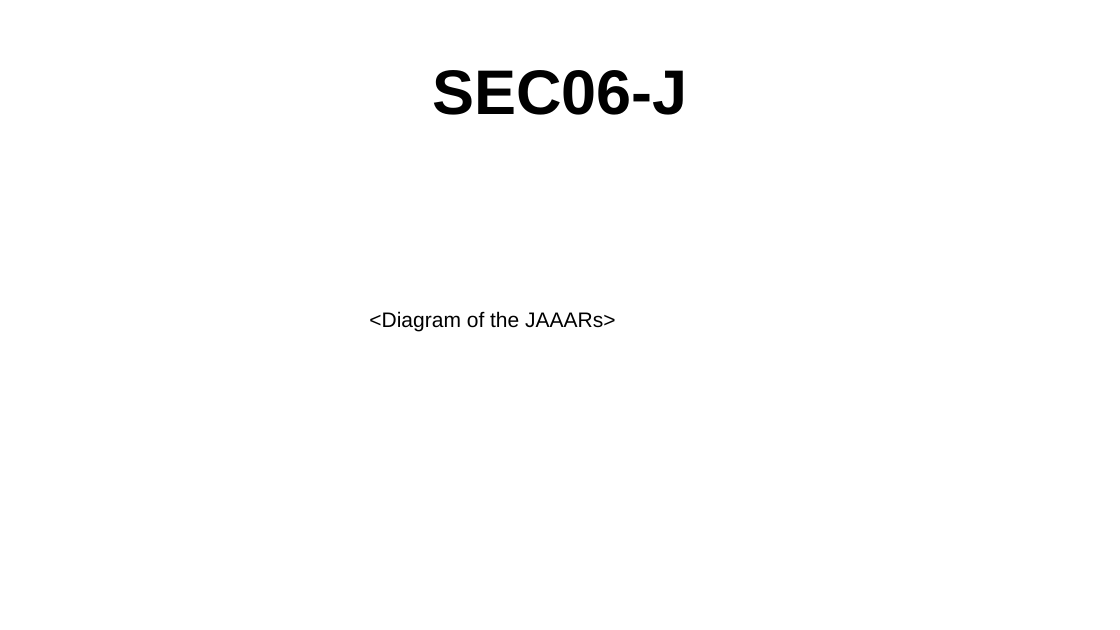
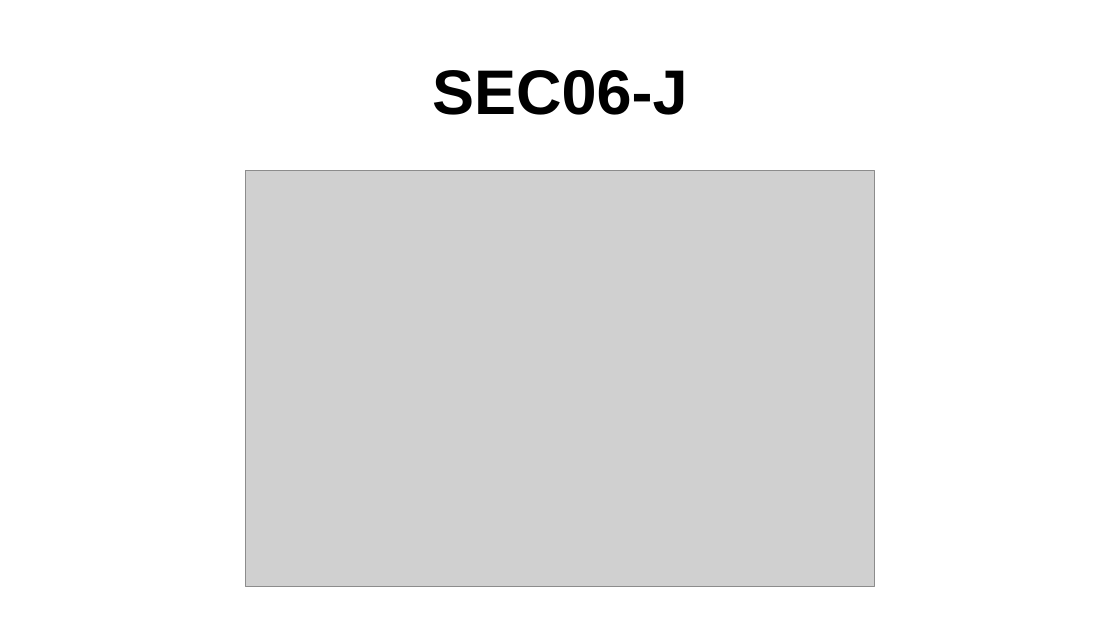
Before and after one commit to stevester94/CSC201_Project, a slide deck: slide 13 of Project2.pptx. Drawn at 1120x630 pixels with LibreOffice and Linux fonts; fonts in the diff are those of the drawing; grey boxes stand for pictures. Boxes give left, top, right and bottom in pixels: in the first picture for what was removed or moved away, otherwise in the second. Text is boxed around its words. In the diff, an @@ line names an element or a change of style, - is before the commit and + after.

```diff
--- a/Project2.pptx
+++ b/Project2.pptx
@@ picture added at (245,171,875,586) @@
@@ text removed at (369,311,615,331) @@
-<Diagram of the JAAARs>
```
Also in this commit, not shown: 3 other slides changed, 3 slides added, 3 slides removed.
